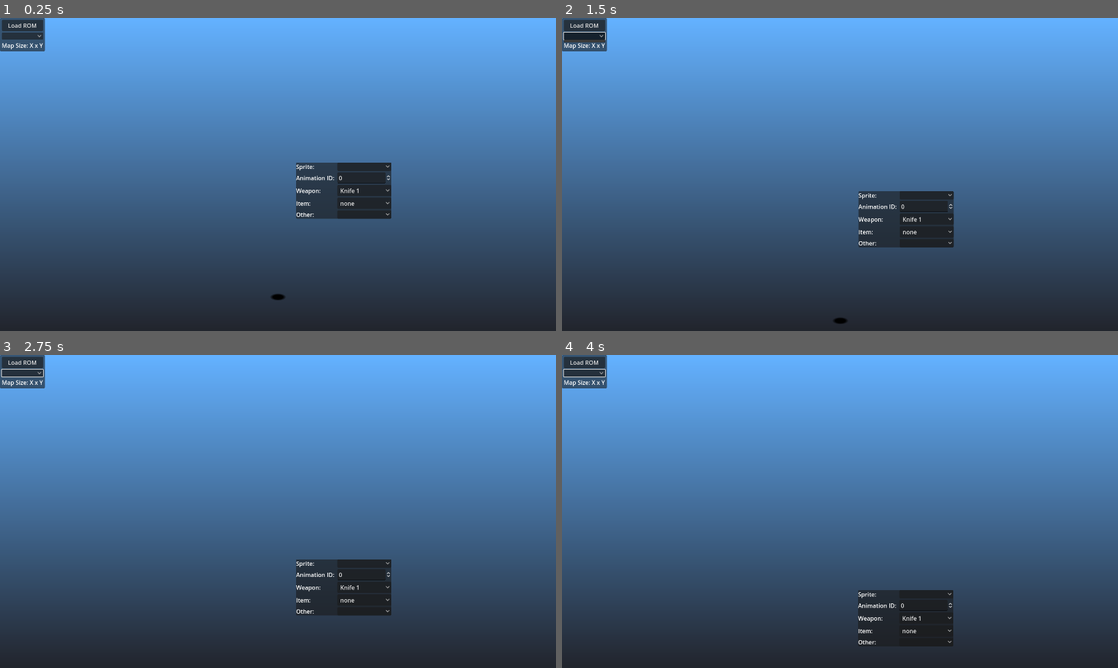
Above: before the commit, frames 1-4 (two rows, left to right).
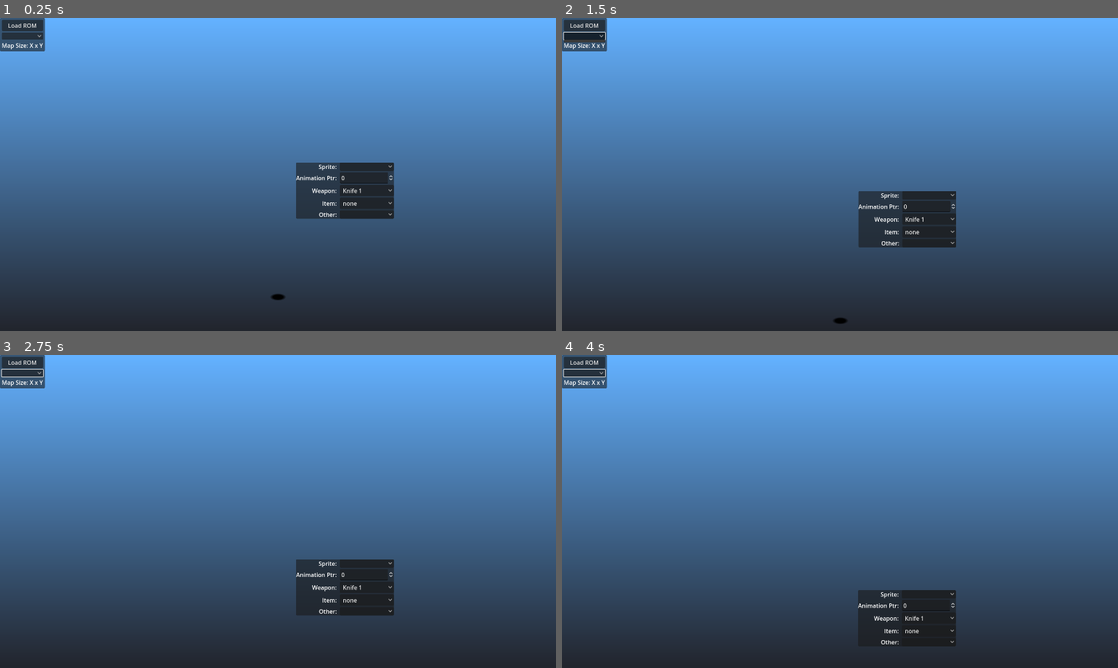
Above: after the commit, the same moments.

Repository: mrgudenheim/TacticsEngineG
Game: Godot game, scene res://src/Map/map_viewer.tscn
Two runs of this game, one before a commit and one after it. Both use one fixed random seed, a clock stepped at 60 frames per second and the inputs below.
Inputs (mouse positions are in pixels of both pictures, inside the frame that each line leads up to):
- Up to frame 1 (0.25 s): no input
- Up to frame 2 (1.5 s): tap Enter (ui_accept) at 0.5, 0.77 s; move the mouse to (962, 158) at 0.52 s; hold D 0.53-1.25 s; tap Down (camera_down) at 0.6 s; click (962, 158) at 0.67 s; click (584, 36) at 1.25 s
- Up to frame 3 (2.75 s): drag from (166, 527) to (250, 574) at 2.02 s
- Up to frame 4 (4 s): move the mouse to (895, 442) at 2.77 s; hold D 2.78-3.5 s; tap Right (camera_right) at 2.85 s; drag from (812, 574) to (673, 464) at 3.52 s

The runs differ from the first frame. In frame 1, 0.5% of the frame differs, in the area x 53-71%, y 46-65%; in frame 2, 0.4%; in frame 3, 0.4%; in frame 4, 0.4%.

Commit message:
added unit facing

Diff:
--- a/src/Map/map_viewer.tscn
+++ b/src/Map/map_viewer.tscn
@@ -8,6 +8,7 @@
 [ext_resource type="Script" path="res://addons/phantom_camera/scripts/resources/tween_resource.gd" id="4_8ik4g"]
 [ext_resource type="Script" path="res://addons/phantom_camera/scripts/phantom_camera_host/phantom_camera_host.gd" id="6_yx7fd"]
 [ext_resource type="PackedScene" uid="uid://buljw4afjva1d" path="res://src/Map/map.tscn" id="8_0n3mn"]
+[ext_resource type="Script" path="res://src/Map/unit.gd" id="8_o41s4"]
 [ext_resource type="PackedScene" uid="uid://cw8mvbkue4ibk" path="res://src/Unit/unit_sprites_manager.tscn" id="9_81hnw"]
 [ext_resource type="Script" path="res://src/Unit/unit_animation_manager.gd" id="9_rgxyk"]
 [ext_resource type="Script" path="res://src/Map/unit_debug_menu.gd" id="11_wboi1"]
@@ -65,8 +66,6 @@
 
 [node name="MapViewer" type="Node3D" node_paths=PackedStringArray("load_rom_button", "texture_viewer", "camera_controller", "background_gradient", "map_dropdown", "menu_reminder", "map_size_label", "maps", "unit")]
 script = ExtResource("1_ojbyw")
-map_tscn = ExtResource("8_0n3mn")
-mirror = null
 load_rom_button = NodePath("PanelContainer/MarginContainer/VBoxContainer/LoadRom")
 texture_viewer = NodePath("MapTexture")
 camera_controller = NodePath("CameraController")
@@ -75,7 +74,9 @@
 menu_reminder = NodePath("PanelContainer/MarginContainer/VBoxContainer/MenuReminder")
 map_size_label = NodePath("PanelContainer/MarginContainer/VBoxContainer/MapSize")
 maps = NodePath("Maps")
+map_tscn = ExtResource("8_0n3mn")
 unit = NodePath("Unit/CharacterBody3D")
+mirror = null
 
 [node name="WorldEnvironment" type="WorldEnvironment" parent="."]
 environment = SubResource("Environment_njvnp")
@@ -160,7 +161,9 @@
 grow_vertical = 2
 texture = SubResource("GradientTexture2D_1dnhu")
 
-[node name="Unit" type="Node3D" parent="."]
+[node name="Unit" type="Node3D" parent="." node_paths=PackedStringArray("controller")]
+script = ExtResource("8_o41s4")
+controller = NodePath("CharacterBody3D")
 
 [node name="CharacterBody3D" type="CharacterBody3D" parent="Unit" node_paths=PackedStringArray("camera_pivot", "phantom_camera")]
 transform = Transform3D(0.707107, 0, 0.707107, 0, 0.999999, 0, -0.707107, 0, 0.707107, 0, 0, 0)
@@ -205,7 +208,7 @@
 script = ExtResource("11_wboi1")
 animation_manager = NodePath("../UnitAnimationManager")
 sprite_options = NodePath("PanelContainer/MarginContainer/GridContainer/SprOptionButton")
-anim_id_spin = NodePath("PanelContainer/MarginContainer/GridContainer/AnimIdSpinBox")
+anim_id_spin = NodePath("PanelContainer/MarginContainer/GridContainer/AnimPtrIdSpinBox")
 weapon_options = NodePath("PanelContainer/MarginContainer/GridContainer/WeaponOptionButton")
 item_options = NodePath("PanelContainer/MarginContainer/GridContainer/ItemOptionButton")
 other_type_options = NodePath("PanelContainer/MarginContainer/GridContainer/OtherTypeOptionButton")
@@ -225,15 +228,17 @@
 [node name="Sprite" type="Label" parent="Unit/CharacterBody3D/UnitDebugMenu/PanelContainer/MarginContainer/GridContainer"]
 layout_mode = 2
 text = "Sprite: "
+horizontal_alignment = 2
 
 [node name="SprOptionButton" type="OptionButton" parent="Unit/CharacterBody3D/UnitDebugMenu/PanelContainer/MarginContainer/GridContainer"]
 layout_mode = 2
 
-[node name="AnimationId" type="Label" parent="Unit/CharacterBody3D/UnitDebugMenu/PanelContainer/MarginContainer/GridContainer"]
-layout_mode = 2
-text = "Animation ID: "
-
-[node name="AnimIdSpinBox" type="SpinBox" parent="Unit/CharacterBody3D/UnitDebugMenu/PanelContainer/MarginContainer/GridContainer"]
+[node name="AnimationPtrId" type="Label" parent="Unit/CharacterBody3D/UnitDebugMenu/PanelContainer/MarginContainer/GridContainer"]
+layout_mode = 2
+text = "Animation Ptr: "
+horizontal_alignment = 2
+
+[node name="AnimPtrIdSpinBox" type="SpinBox" parent="Unit/CharacterBody3D/UnitDebugMenu/PanelContainer/MarginContainer/GridContainer"]
 layout_mode = 2
 max_value = 256.0
 rounded = true
@@ -242,6 +247,7 @@
 [node name="Weapon" type="Label" parent="Unit/CharacterBody3D/UnitDebugMenu/PanelContainer/MarginContainer/GridContainer"]
 layout_mode = 2
 text = "Weapon: "
+horizontal_alignment = 2
 
 [node name="WeaponOptionButton" type="OptionButton" parent="Unit/CharacterBody3D/UnitDebugMenu/PanelContainer/MarginContainer/GridContainer"]
 layout_mode = 2
@@ -249,6 +255,7 @@
 [node name="Item" type="Label" parent="Unit/CharacterBody3D/UnitDebugMenu/PanelContainer/MarginContainer/GridContainer"]
 layout_mode = 2
 text = "Item: "
+horizontal_alignment = 2
 
 [node name="ItemOptionButton" type="OptionButton" parent="Unit/CharacterBody3D/UnitDebugMenu/PanelContainer/MarginContainer/GridContainer"]
 layout_mode = 2
@@ -256,6 +263,7 @@
 [node name="Other Type" type="Label" parent="Unit/CharacterBody3D/UnitDebugMenu/PanelContainer/MarginContainer/GridContainer"]
 layout_mode = 2
 text = "Other: "
+horizontal_alignment = 2
 
 [node name="OtherTypeOptionButton" type="OptionButton" parent="Unit/CharacterBody3D/UnitDebugMenu/PanelContainer/MarginContainer/GridContainer"]
 layout_mode = 2
--- /dev/null
+++ b/src/Map/unit.gd
@@ -0,0 +1,36 @@
+class_name UnitData
+extends Node3D
+
+@export var controller: UnitControllerRT
+
+var map_position: Vector2i
+var facing: Facings = Facings.NORTH
+
+enum Facings {
+	NORTH,
+	EAST,
+	SOUTH,
+	WEST,
+	}
+
+const FacingVectors: Dictionary = {
+	Facings.NORTH: Vector3.FORWARD,
+	Facings.EAST: Vector3.RIGHT,
+	Facings.SOUTH: Vector3.BACK,
+	Facings.WEST: Vector3.LEFT,
+	}
+
+func _ready() -> void:
+	controller.velocity_set.connect(update_facing)
+
+
+func update_facing(dir: Vector3) -> void:
+	var angle_deg: float = rad_to_deg(atan2(dir.z, dir.x)) + 45 + 90
+	if angle_deg < 90:
+		facing = Facings.NORTH
+	elif angle_deg < 180:
+		facing = Facings.EAST
+	elif angle_deg < 270:
+		facing = Facings.SOUTH
+	elif angle_deg < 360:
+		facing = Facings.WEST
--- a/src/Unit/character_controller_realtime.gd
+++ b/src/Unit/character_controller_realtime.gd
@@ -1,4 +1,7 @@
+class_name UnitControllerRT
 extends CharacterBody3D
+
+signal velocity_set(direction: Vector3)
 
 const SPEED: float = 5.0
 
@@ -28,6 +31,8 @@
 		velocity.x = move_toward(velocity.x, 0, SPEED)
 		velocity.z = move_toward(velocity.z, 0, SPEED)
 
+	if velocity != Vector3.ZERO:
+		velocity_set.emit(direction)
 	move_and_slide()
 
 
Not shown: 1 places in src/Map/map_viewer.tscn that only renumber resources
